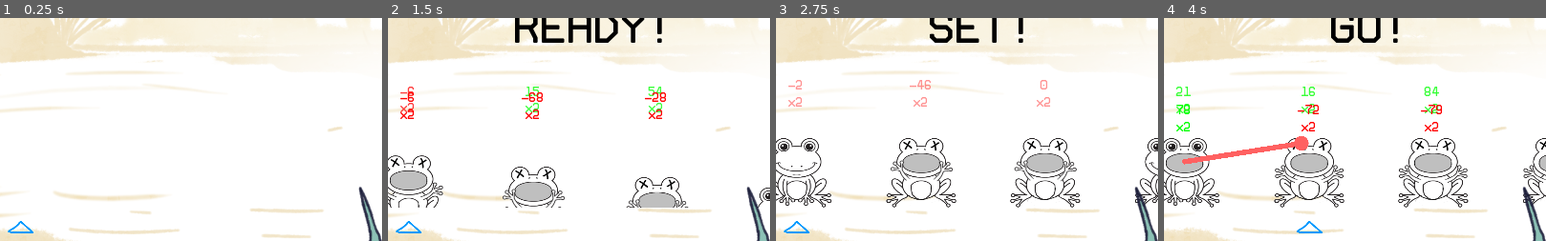
Above: before the commit, frames 1-4 (left to right).
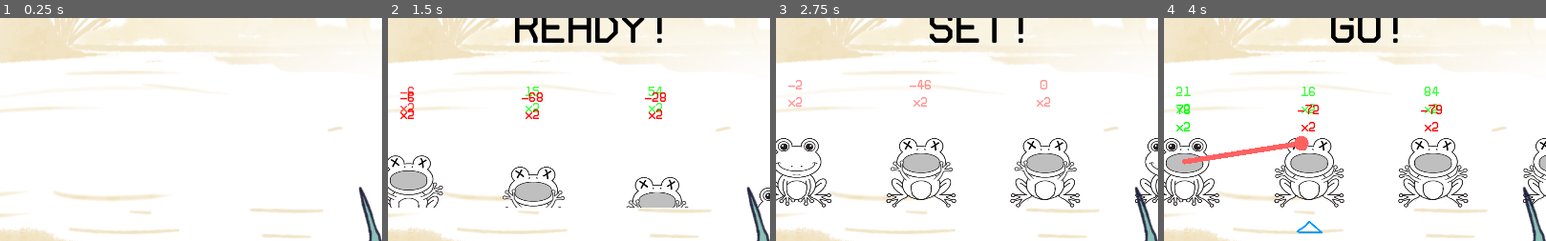
Above: after the commit, the same moments.

Repository: RichoM/time-flies
Game: Godot game, scene res://Level.tscn
Two runs of this game, one before a commit and one after it. Both use one fixed random seed, a clock stepped at 60 frames per second and the inputs below.
Inputs (mouse positions are % of the whole screen's width and height, from its top left):
- Up to frame 1 (0.25 s): no input
- Up to frame 2 (1.5 s): tap Enter (ui_accept) at 0.5, 0.77 s; move the mouse to (72, 45) at 0.52 s; click (72, 45) at 0.67 s; move the mouse to (30, 55) at 1.27 s; click (30, 55) at 1.42 s
- Up to frame 3 (2.75 s): tap Enter (ui_accept) at 1.52 s; move the mouse to (60, 28) at 2.02 s; click (60, 28) at 2.17 s
- Up to frame 4 (4 s): move the mouse to (45, 70) at 2.77 s; click (45, 70) at 2.92 s; tap Enter (ui_accept) at 3.02, 3.77 s; move the mouse to (80, 65) at 3.52 s; click (80, 65) at 3.67 s
The pictures show only the part of the screen within x 23-73%, y 47-97%; the shares and areas given below are measured in that part.

The runs differ from the first frame. In frame 1, 0.1% of the frame differs, in the area x 2-9%, y 91-97%; in frame 2, 0.1%; in frame 3, 0.1%; in frame 4, nothing differs.

Commit message:
Fixed level start sequence.
It needs to set the current frog after the start sequence is over

Diff:
--- a/level.gd
+++ b/level.gd
@@ -13,7 +13,6 @@
 
 func _ready():
 	randomize()
-	get_current_frog().set_current(true)
 	for frog in frogs:
 		frog.connect("bugs_eaten", self, "update_score")
 	begin_start_sequence()
@@ -49,6 +48,7 @@
 func start_game():
 	started = true
 	begin_time = OS.get_ticks_msec()
+	get_current_frog().set_current(true)
 
 func _process(delta):
 	check_tongues_crossing()
